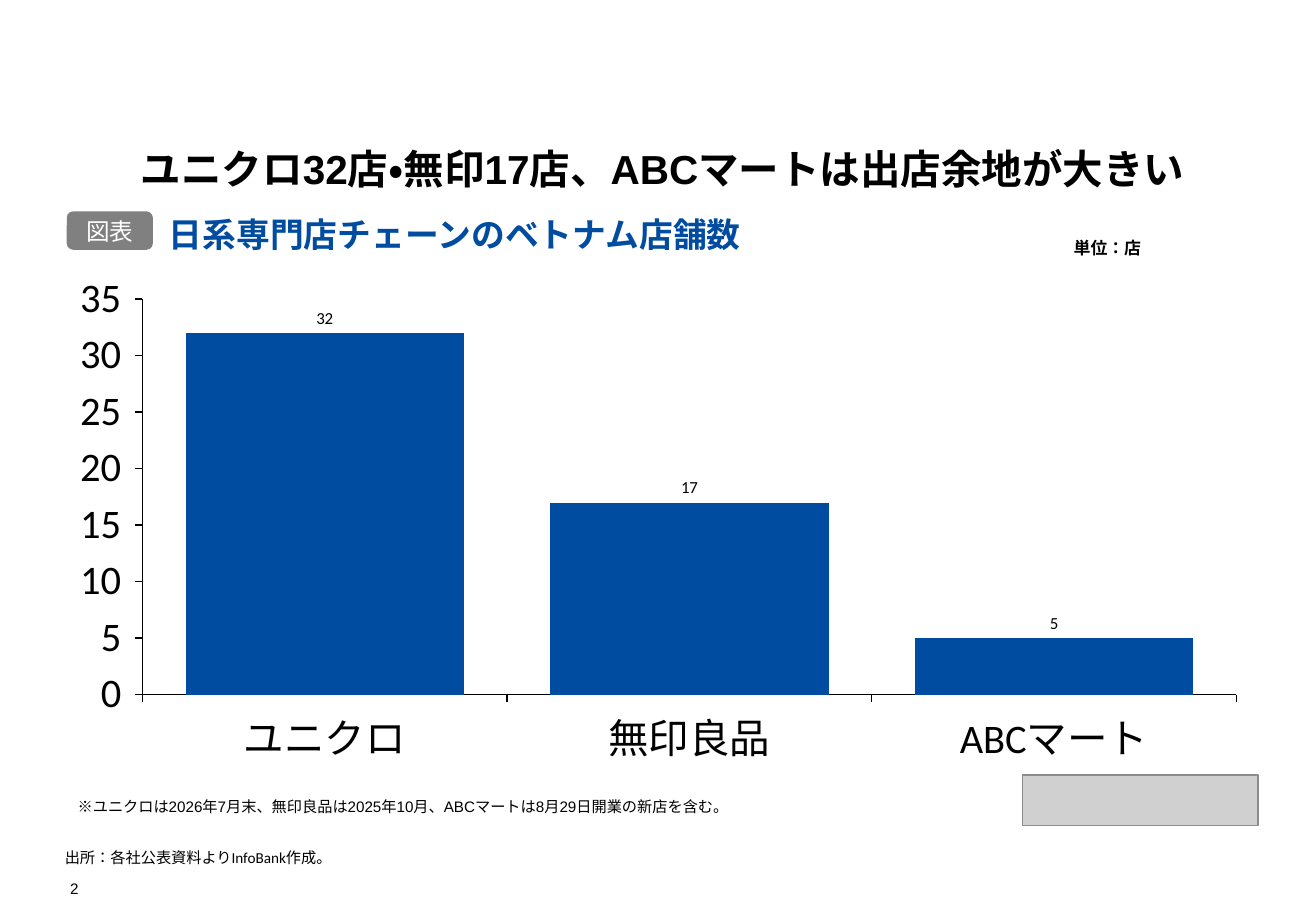
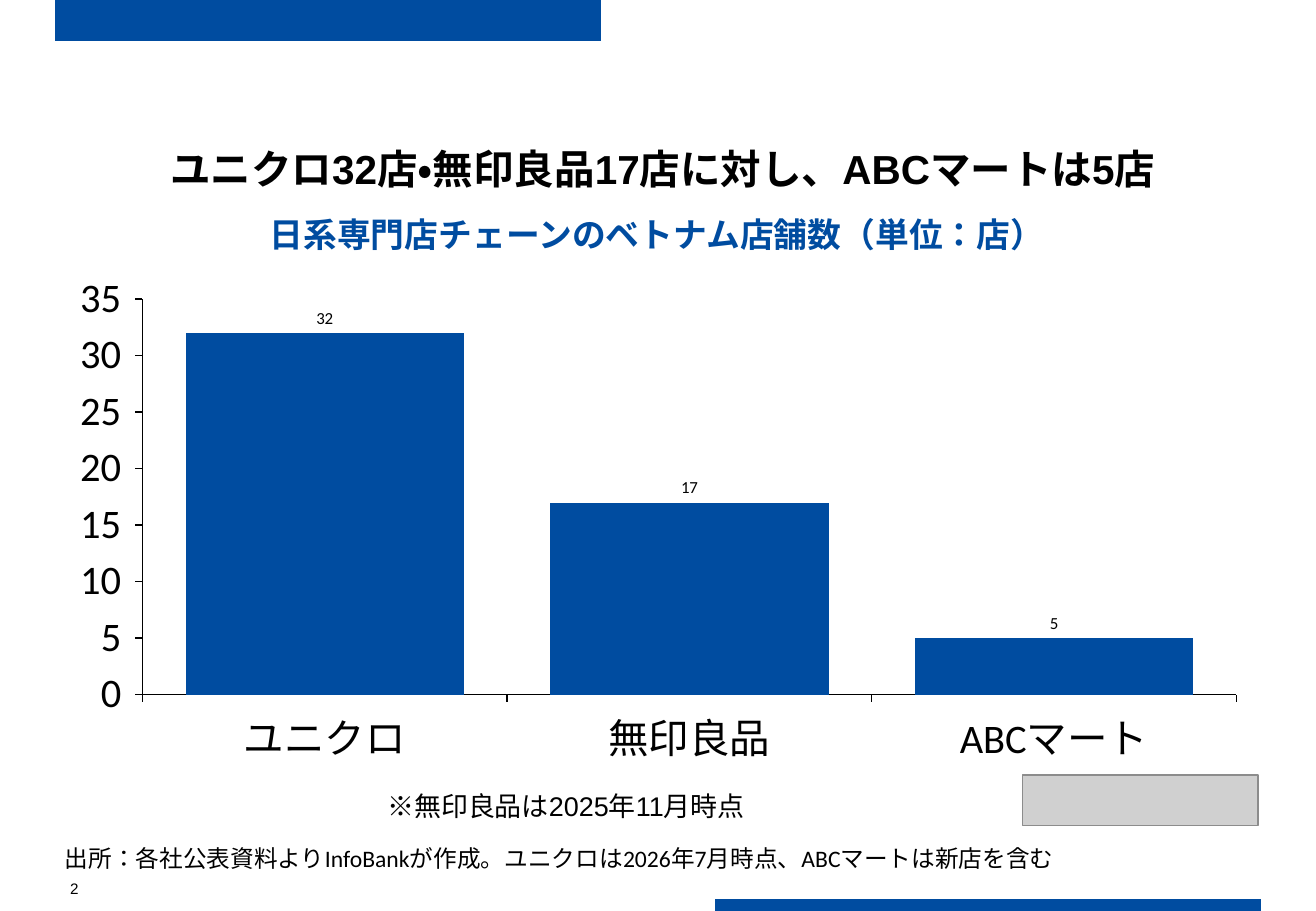
Before and after one commit to tk4242/pictgram0909, a slide deck: slide 2 of samples/2026-08-18_abcmart/figures.pptx. Drawn at 1316x911 pixels with LibreOffice and Linux fonts; fonts in the diff are those of the drawing; grey boxes stand for pictures. Boxes give left, top, right and bottom in pixels: in the first picture for what was removed or moved away, otherwise in the second. Text is boxed around its words. In the diff, an @@ line names an element or a change of style, - is before the commit and + after.

```diff
--- a/samples/2026-08-18_abcmart/figures.pptx
+++ b/samples/2026-08-18_abcmart/figures.pptx
@@ rectangle added at [56,0,600,40], fill #004CA0, outline #004CA0 1 pt @@
@@ text at [170,149,1155,188]: text changed @@
-ユニクロ32店・無印17店、ABCマートは出店余地が大きい
+ユニクロ32店・無印良品17店に対し、ABCマートは5店
@@ rounded rectangle removed at [67,211,153,250] @@
-図表
@@ text at [270,218,1045,251]: text changed @@
-日系専門店チェーンのベトナム店舗数
+日系専門店チェーンのベトナム店舗数（単位：店）
@@ text removed at [1074,239,1141,256] @@
-単位：店
@@ text at [387,793,744,818]: text changed; size 9 to 16 pt @@
-※ユニクロは2026年7月末、無印良品は2025年10月、ABCマートは8月29日開業の新店を含む。
+※無印良品は2025年11月時点
@@ text at [65,847,1054,869]: text changed; size 9 to 14 pt @@
-出所：各社公表資料よりInfoBank作成。
+出所：各社公表資料よりInfoBankが作成。ユニクロは2026年7月時点、ABCマートは新店を含む
@@ rectangle added at [716,900,1260,911], fill #004CA0, outline #004CA0 1 pt @@
```
Also in this commit, not shown: 1 other slide changed, 7 other files.
